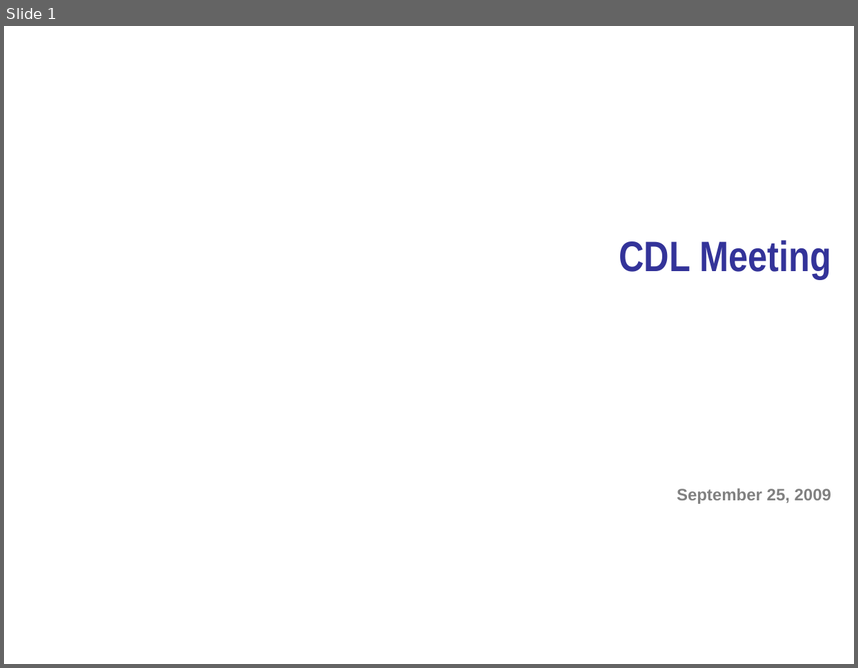
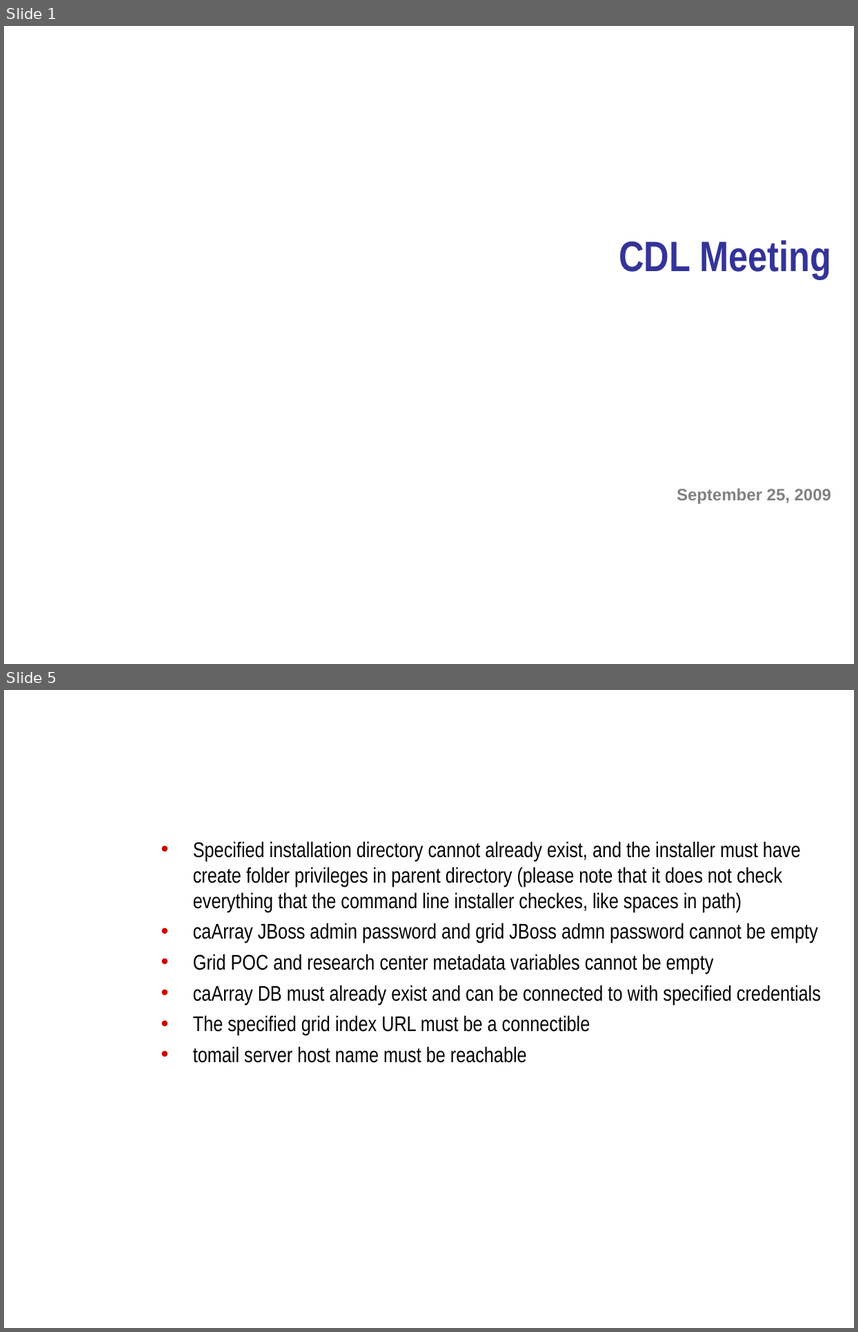
Before and after one commit to NCIP/caarray-docs, a slide deck: project_management/open_meetings/CDL Meeting 2009.09.25.ppt. Shown one above the other, each under a label of ours: slide 1 before the commit, slides 1 and 5 after it; the slides between them are not shown. The pictures are 858x668 and 858x1332 pixels, drawn with LibreOffice and Linux fonts; fonts in the diff are those of the drawing; background and template pictures are left out. Boxes give left, top, right and bottom in pixels: in the first picture for what was removed or moved away, otherwise in the second. Text is boxed around its words. In the diff, an @@ line names an element or a change of style, - is before the commit and + after.

```diff
--- a/project_management/open_meetings/CDL Meeting 2009.09.25.ppt
+++ b/project_management/open_meetings/CDL Meeting 2009.09.25.ppt
@@ slide 5 added at [4,690,854,1328], background picture (left out) @@
@@ title added at [153,690,840,818], 32 pt, text #FFFFFF, bold @@
+Environmental Checks GUI Installer – “Typical” Mode
@@ text added at [193,841,821,1063], 18 pt, text #000000 @@
+• Specified installation directory cannot already exist, and the installer must have create folder privileges in parent directory (please note that it does not check everything that the command line installer checkes, like spaces in path)
+• caArray JBoss admin password and grid JBoss admn password cannot be empty
+• Grid POC and research center metadata variables cannot be empty
+• caArray DB must already exist and can be connected to with specified credentials
+• The specified grid index URL must be a connectible
+• tomail server host name must be reachable
```
Also in this commit, not shown: 2 slides changed, 3 other slides added.
